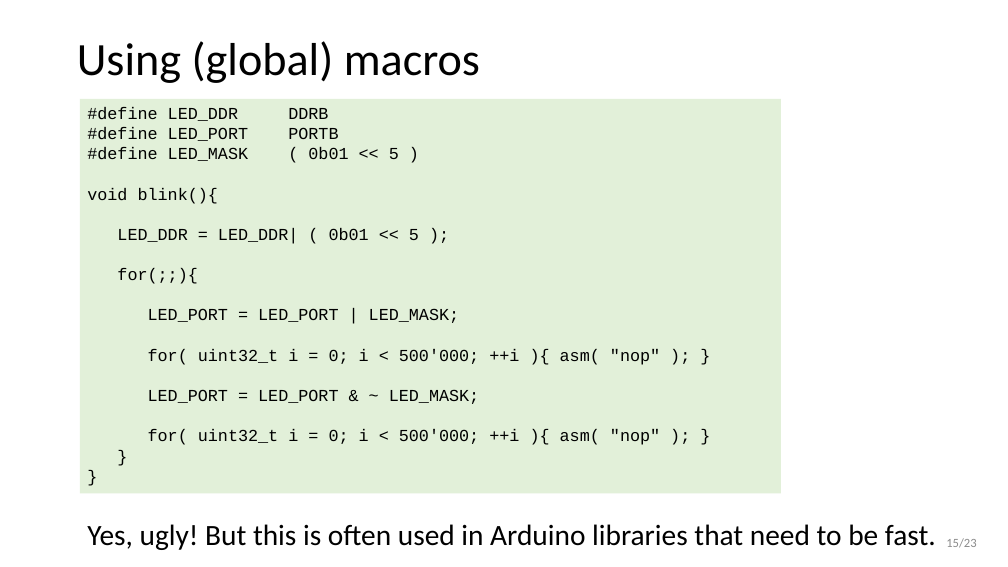
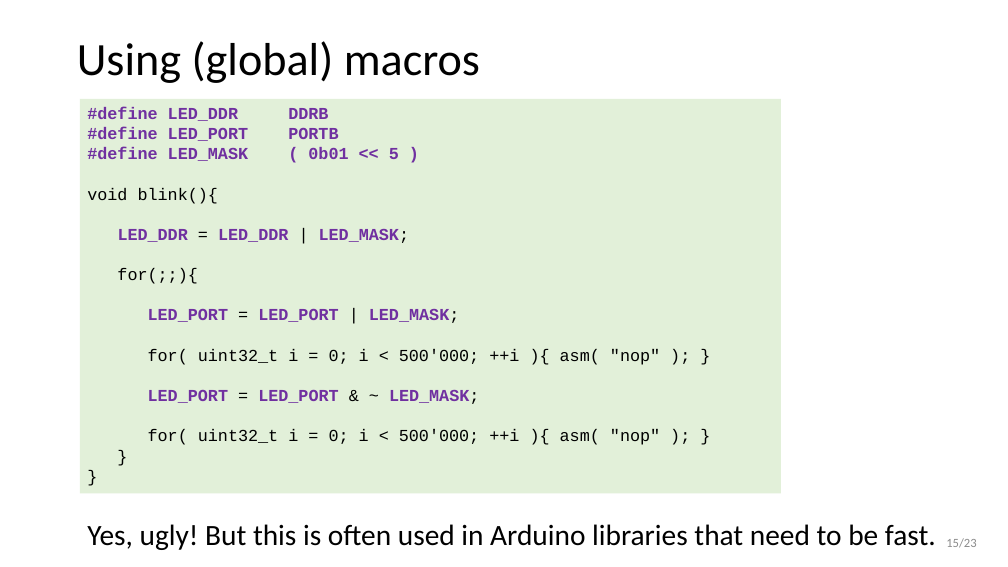
Before and after one commit to wovo/talk-gpio-abstractions, a slide deck: slide 15 of powerpoint/gpio-abstractions.pptx. Drawn at 1008x567 pixels with LibreOffice and Linux fonts; fonts in the diff are those of the drawing. Boxes give left, top, right and bottom in pixels: in the first picture for what was removed or moved away, otherwise in the second. Text is boxed around its words. In the diff, an @@ line names an element or a change of style, - is before the commit and + after.

```diff
--- a/powerpoint/gpio-abstractions.pptx
+++ b/powerpoint/gpio-abstractions.pptx
@@ text in rectangle at bbox=[87, 107, 480, 404]: text colour #000000 to #7030A0, bold on in "#define LED_DDR DDRB", "#define LED_PORT PORTB", "#define LED_MASK ( 0b01 << 5 )", "LED_PORT LED_PORT LED_MASK;" and 1 more places @@
@@ text in rectangle at bbox=[118, 229, 410, 243]: text changed; text colour #000000 to #7030A0; bold on @@
-LED_DDR = LED_DDR| ( 0b01 << 5 );
+LED_DDR = LED_DDR | LED_MASK;
```
Also in this commit, not shown: 10 other slides changed, 1 slide added, 3 other files.
